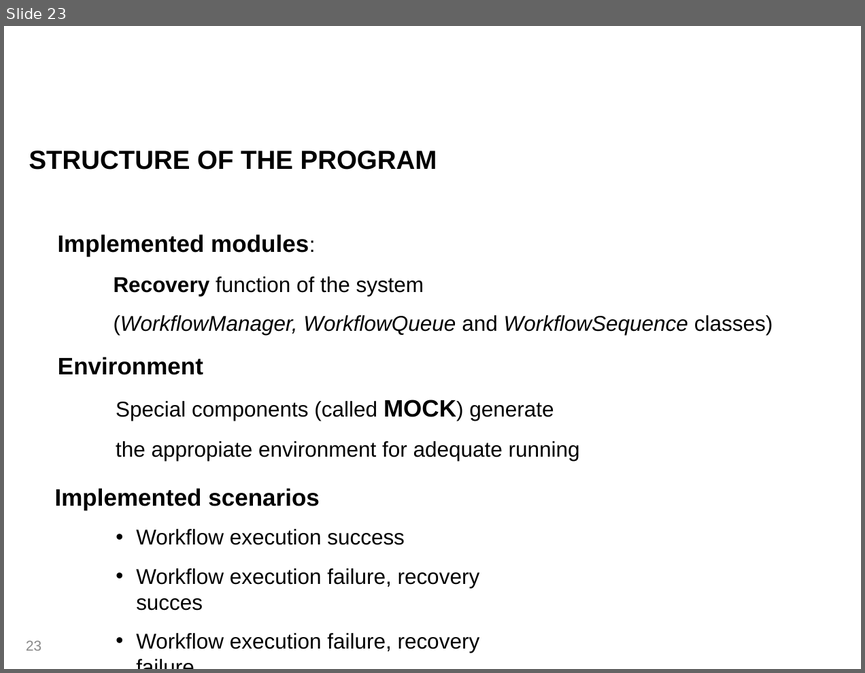
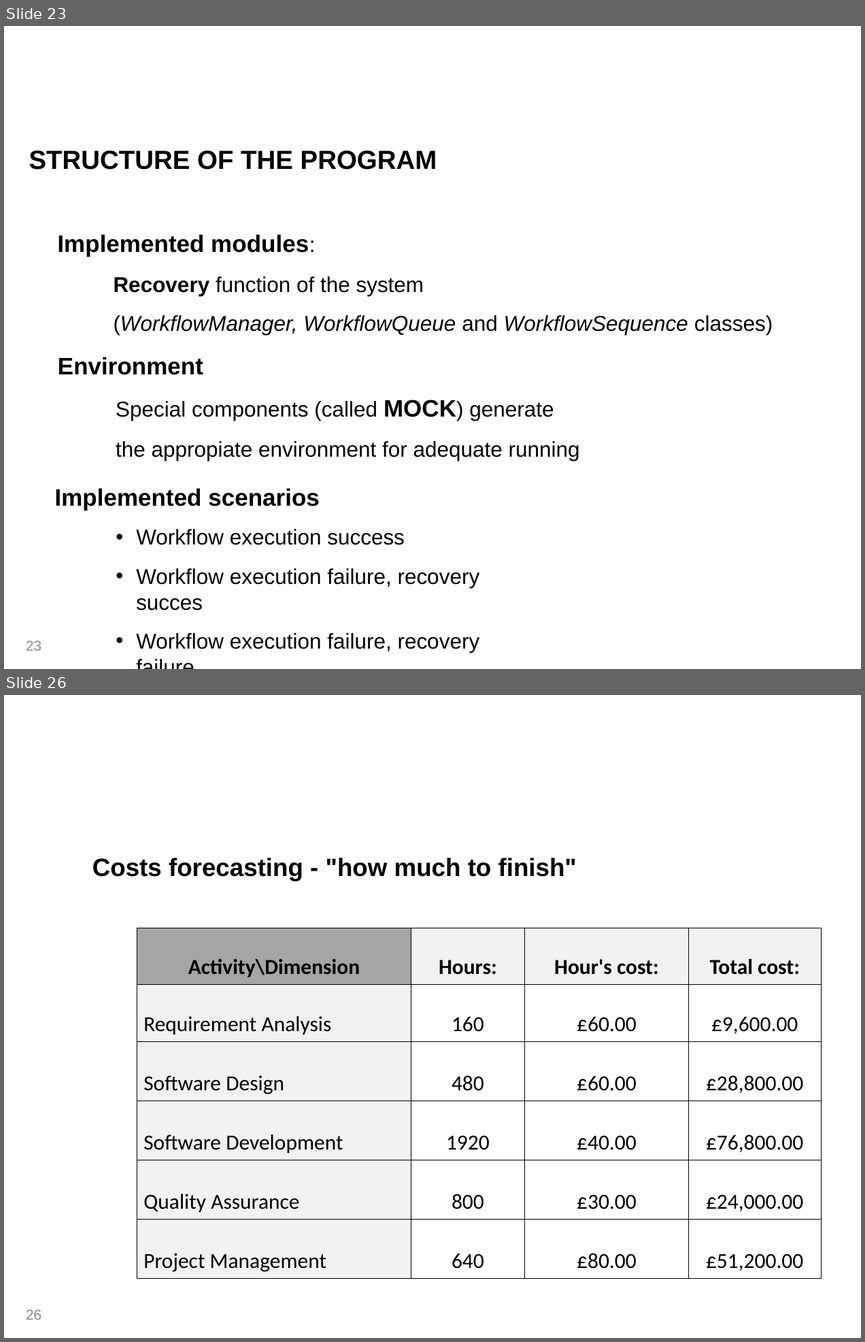
Before and after one commit to mateuszgolab/applications-in-high-end-computing, a slide deck: Presentation/Group Presentation.ppt. Shown one above the other, each under a label of ours: slide 23 before the commit, slides 23 and 26 after it; the slides between them are not shown. The pictures are 865x673 and 865x1342 pixels, drawn with LibreOffice and Linux fonts; fonts in the diff are those of the drawing; background and template pictures are left out. Boxes give left, top, right and bottom in pixels: in the first picture for what was removed or moved away, otherwise in the second. Text is boxed around its words. In the diff, an @@ line names an element or a change of style, - is before the commit and + after.

```diff
--- a/Presentation/Group Presentation.ppt
+++ b/Presentation/Group Presentation.ppt
@@ slide 26 added at [4, 695, 861, 1338], background picture (left out) @@
@@ title added at [18, 707, 412, 814], 30 pt, text #FFFFFF @@
+Costs
@@ text added at [92, 858, 577, 881], 21 pt, text #000000, bold @@
+Costs forecasting - "how much to finish"
@@ table added at [137, 927, 820, 1278], 6 rows, 4 columns @@
+Activity\Dimension | Hours: | Hour's cost: | Total cost:
+Requirement Analysis | 160 | £60.00 | £9,600.00
+Software Design | 480 | £60.00 | £28,800.00
+Software Development | 1920 | £40.00 | £76,800.00
+Quality Assurance | 800 | £30.00 | £24,000.00
+Project Management | 640 | £80.00 | £51,200.00
@@ page number added at [26, 1309, 41, 1319], 12 pt, text #898989 @@
+26
```
Also in this commit, not shown: 1 slide changed, 2 other slides added, 3 slides removed.
